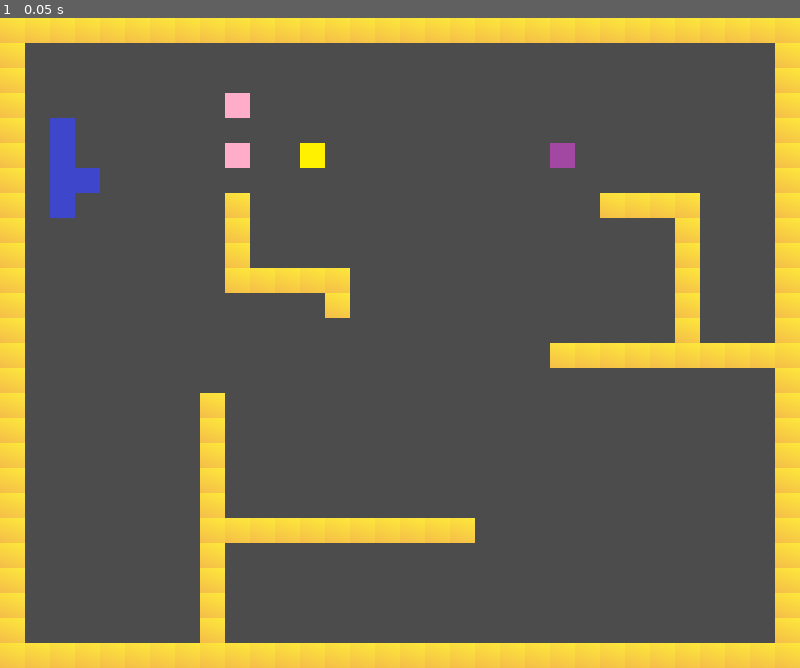
Above: before the commit, frame 1.
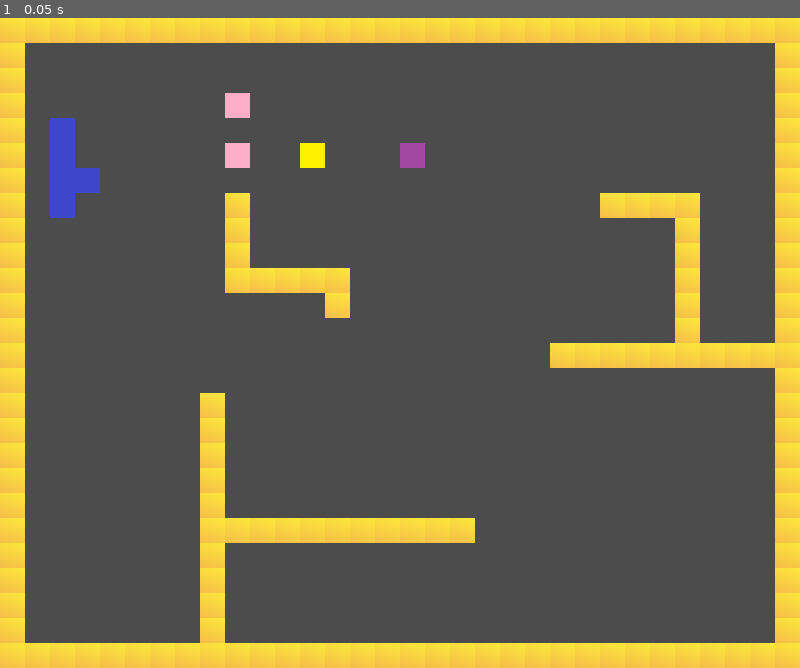
Above: after the commit, the same moment.

Repository: JacobBas/gmtk2021-godot
Game: Godot game, scene res://refactorme/SandboxLevel.tscn
Two runs of this game, one before a commit and one after it. Both use one fixed random seed, a clock stepped at 60 frames per second and the inputs below.
Inputs:
- Up to frame 1 (0.05 s): no input

The runs differ from the first frame. In frame 1, 0.2% of the frame differs, in the area x 50-72%, y 19-24%.
Error before the commit: Attempt to call function 'get_child_count' in base 'null instance' on a null instance. (res://refactorme/Arrow_Player.gd:89)

Commit message:
updated sandbox with the new arrow and wasd player scripts and structures

Diff:
--- a/refactorme/Arrow_Player_old.tscn
+++ /dev/null
@@ -1,18 +0,0 @@
-[gd_scene load_steps=4 format=2]
-
-[ext_resource path="res://refactorme/Arrow_Player.gd" type="Script" id=1]
-[ext_resource path="res://refactorme/files/purplebox.png" type="Texture" id=2]
-
-[sub_resource type="RectangleShape2D" id=1]
-extents = Vector2( 16, 16 )
-
-[node name="Node2D" type="Node2D"]
-
-[node name="Sprite" type="Sprite" parent="."]
-texture = ExtResource( 2 )
-script = ExtResource( 1 )
-
-[node name="KinematicBody2D" type="KinematicBody2D" parent="."]
-
-[node name="CollisionShape2D" type="CollisionShape2D" parent="KinematicBody2D"]
-shape = SubResource( 1 )
--- a/refactorme/SandboxLevel.tscn
+++ b/refactorme/SandboxLevel.tscn
@@ -1,12 +1,14 @@
-[gd_scene load_steps=10 format=2]
+[gd_scene load_steps=12 format=2]
 
 [ext_resource path="res://refactorme/files/outside_wall.png" type="Texture" id=1]
 [ext_resource path="res://refactorme/WASD_Player.tscn" type="PackedScene" id=2]
 [ext_resource path="res://refactorme/files/inner_floor.png" type="Texture" id=3]
-[ext_resource path="res://refactorme/Arrow_Player_old.tscn" type="PackedScene" id=4]
+[ext_resource path="res://refactorme/Arrow_Player.tscn" type="PackedScene" id=4]
 [ext_resource path="res://refactorme/Joined_Player.tscn" type="PackedScene" id=5]
 [ext_resource path="res://refactorme/LevelEnv.gd" type="Script" id=6]
 [ext_resource path="res://refactorme/Sticky_Box.tscn" type="PackedScene" id=7]
+[ext_resource path="res://refactorme/Arrow_Player.gd" type="Script" id=8]
+[ext_resource path="res://refactorme/WASD_Player.gd" type="Script" id=9]
 
 [sub_resource type="ConvexPolygonShape2D" id=1]
 points = PoolVector2Array( 32, 32, 0, 32, 0, 0, 32, 0 )
@@ -70,10 +72,8 @@
 [node name="Joined_Player" parent="." instance=ExtResource( 5 )]
 position = Vector2( 80, 208 )
 
-[node name="Arrow_Player" parent="." instance=ExtResource( 4 )]
-position = Vector2( 720, 176 )
-
 [node name="WASD_Players" type="Node2D" parent="."]
+script = ExtResource( 9 )
 
 [node name="WASD_Player" parent="WASD_Players" instance=ExtResource( 2 )]
 position = Vector2( 400, 176 )
@@ -85,3 +85,9 @@
 
 [node name="Sticky_Box2" parent="Sticky_Boxes" instance=ExtResource( 7 )]
 position = Vector2( 304, 112 )
+
+[node name="Arrow_Players" type="Node2D" parent="."]
+script = ExtResource( 8 )
+
+[node name="Arrow_Player" parent="Arrow_Players" instance=ExtResource( 4 )]
+position = Vector2( 528, 176 )
